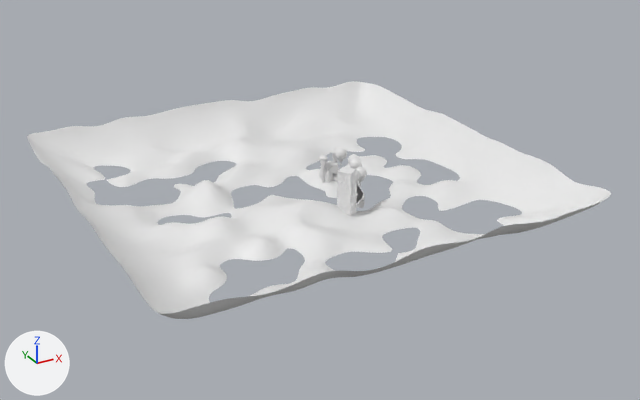
The Blender file assets/models/rooms/swamp.blend, before and after one commit.
Both versions are drawn from a 50 mm camera at (-539.0, -903.0, 460.0) aimed at (-37.0, 9.0, 4.0). The lights are fixed; the arrows at lower left show +X, +Y and +Z.

In view in the first picture: 'building', 'hills'.
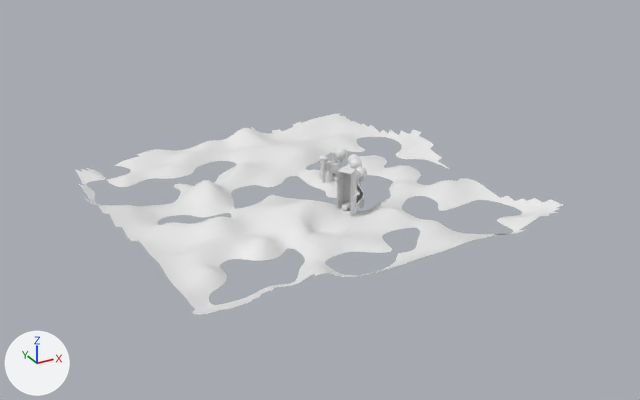
Commit message: remove backface from swamp buildings

Location of each change, (x1, y1, x2, y2) in pixels of the pictures (640 x 400 px):
'hills', reshaped (16% narrower, 15% shorter): before (27, 81, 611, 319); after (75, 113, 563, 315)
part 1 of me_plane, cut back: before (27, 81, 611, 319); after (207, 128, 353, 247)
part 2 of me_cube_001, deleted: before (337, 171, 351, 212)

The edits, one by one:
me_plane is used by ob_hills; location (-36.3, 27.0, 0.0); scale (2.9, 2.9, 2.9).
me_plane had 6497 vertices, 5986 faces and spanned x -104.0..88.0, y -92.0..99.0, z 2.0..18.0.
me_plane now has 4177 vertices, 3650 faces and spans x -97.0..79.0, y -84.0..83.0, z 0.0..11.0.
me_plane part 1: 168 vertices moved from x -26.0..6.0, y -50.0..77.0, z 3.0..9.0 to x -26.0..6.0, y -50.0..77.0, z 0.0..8.0; 2327 vertices removed from x -104.0..88.0, y -92.0..99.0, z 2.0..18.0; 7 vertices added at x -17.0..-3.0, y 57.0..80.0, z 2.0..6.0.
me_cube_001 is used by ob_building; location (0.0, 0.0, 0.0).
me_cube_001 had 1719 vertices, 1705 faces and spanned x -48.0..18.6, y -67.6..64.2, z 0.4..67.2.
me_cube_001 now has 1570 vertices, 1538 faces and spans x -48.0..18.6, y -67.6..64.2, z 0.4..67.2.
Part 2, on me_cube_001:
141 vertices are removed from x -46.9..-38.1, y -66.4..-53.5, z 23.0..66.6.
156 faces are deleted.
